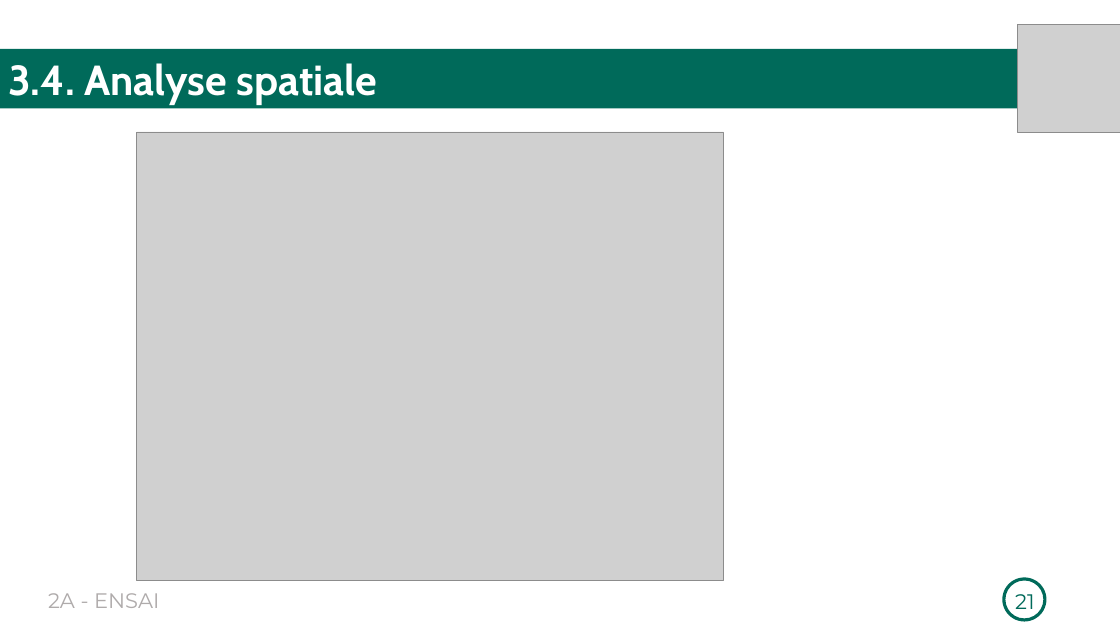
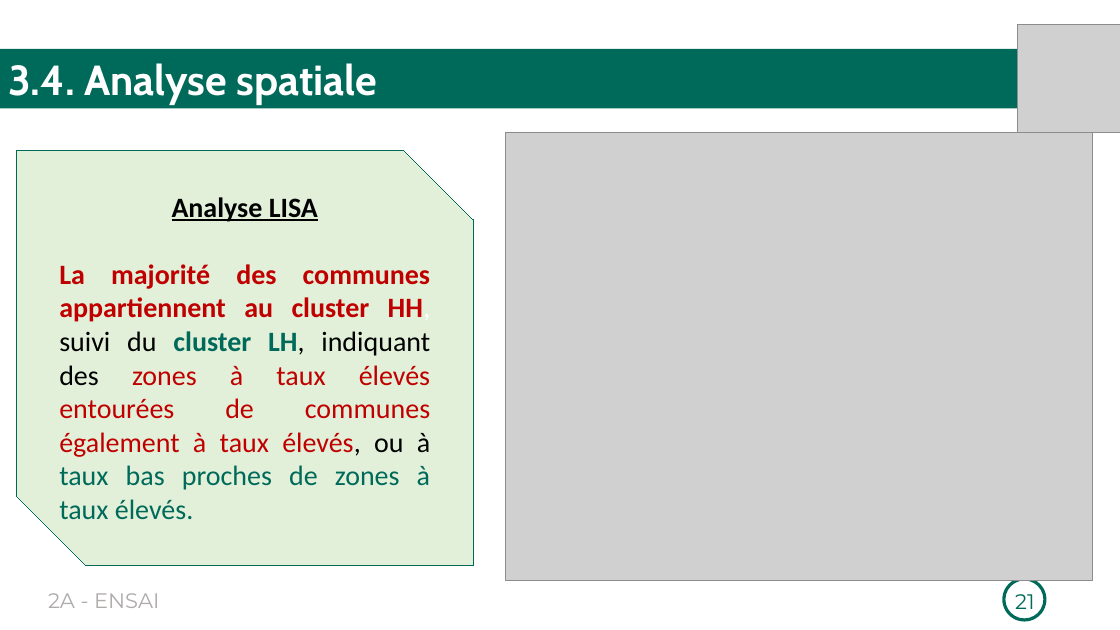
Before and after one commit to Richard-GOZAN/Projet-Stat-2A-Ensai, a slide deck: slide 21 of Présentation/Soutenance_Groupe25.pptx. Drawn at 1120x630 pixels with LibreOffice and Linux fonts; fonts in the diff are those of the drawing; grey boxes stand for pictures. Boxes give left, top, right and bottom in pixels: in the first picture for what was removed or moved away, otherwise in the second. Text is boxed around its words. In the diff, an @@ line names an element or a change of style, - is before the commit and + after.

Commit message:
Analyse desc

```diff
--- a/Présentation/Soutenance_Groupe25.pptx
+++ b/Présentation/Soutenance_Groupe25.pptx
@@ picture moved from (x1=137, y1=132, x2=723, y2=581) to (x1=506, y1=132, x2=1092, y2=581) @@
@@ snip diag rect added at (x1=17, y1=150, x2=474, y2=565), fill #E2F0D9, outline #006A5A 0.75 pt, 24 pt, text #C00000 @@
+Analyse LISA
+La majorité des communes appartiennent au cluster HH, suivi du cluster LH, indiquant des zones à taux élevés entourées de communes également à taux élevés, ou à taux bas proches de zones à taux élevés.
```
Also in this commit, not shown: 4 other slides changed, 1 slide added, 1 slide removed, 1 other file.
